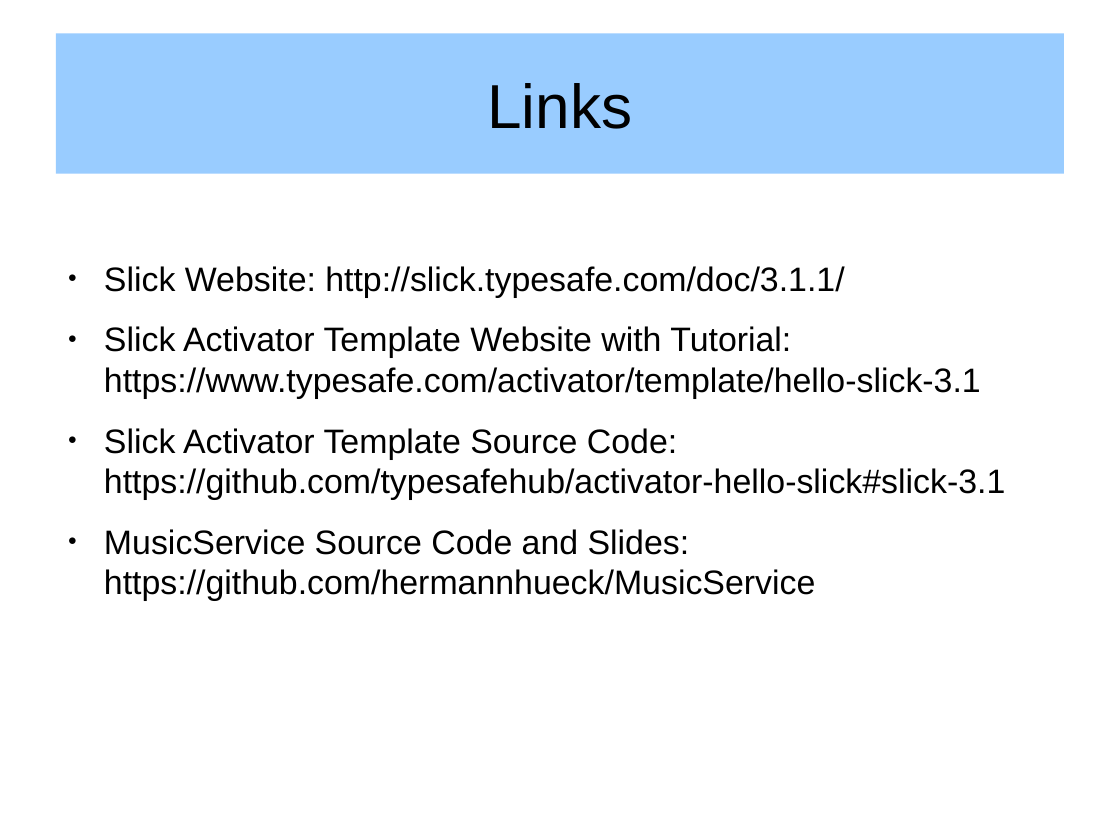
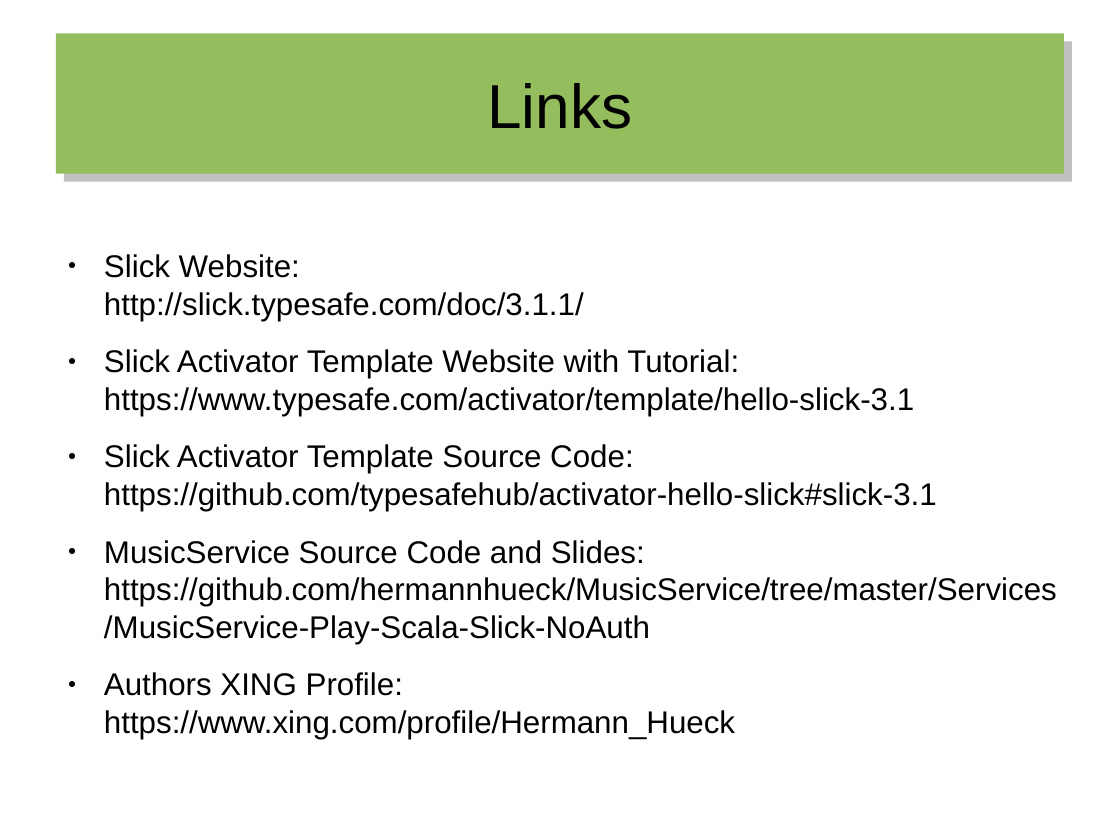
Before and after one commit to hermannhueck/MusicService, a slide deck: slide 24 of Services/MusicService-Play-Scala-Slick-NoAuth/Slides/2016-01-19_Implementing-a-many-to-many-Relationship-with-Slick.odp (slide 23 before the commit). Drawn at 1120x840 pixels with LibreOffice and Linux fonts; fonts in the diff are those of the drawing. Boxes give left, top, right and bottom in pixels: in the first picture for what was removed or moved away, otherwise in the second. Text is boxed around its words. In the diff, an @@ line names an element or a change of style, - is before the commit and + after.

Commit message:
Slides added for Talk in Play User Group at 2016-01-19

```diff
--- a/Services/MusicService-Play-Scala-Slick-NoAuth/Slides/2016-01-19_Implementing-a-many-to-many-Relationship-with-Slick.odp
+++ b/Services/MusicService-Play-Scala-Slick-NoAuth/Slides/2016-01-19_Implementing-a-many-to-many-Relationship-with-Slick.odp
@@ title "Links" at (56,34,1064,174): fill #99CCFF to #94BD5E; shadow on @@
@@ text "Slick Website: http://slick.typesafe.com/doc/3.1.1/": place and size @@
-text "Slick Website: http://slick.typesafe.com/doc/3.1.1/" at (104,266,1005,601)
+text "Slick Website: http://slick.typesafe.com/doc/3.1.1/" at (104,254,1057,739)
@@ text at (104,254,937,511): size 24 to 22.2 pt in "Slick Website: http://slick.typesafe.com/doc/3.1.1/", "Slick Activator Template Website with Tutorial: https://www. ...", "Slick Activator Template Source Code: https://github.com/typ ..." @@
@@ text at (104,540,1057,739): text changed; size 24 to 22.2 pt @@
-● MusicService Source Code and Slides: https://github.com/hermannhueck/MusicService
+● MusicService Source Code and Slides: https://github.com/hermannhueck/MusicService/tree/master/Services/MusicService-Play-Scala-Slick-NoAuth
+● Authors XING Profile:
+  https://www.xing.com/profile/Hermann_Hueck
```
Also in this commit, not shown: 22 other slides changed, 1 slide added, 1 other file.
